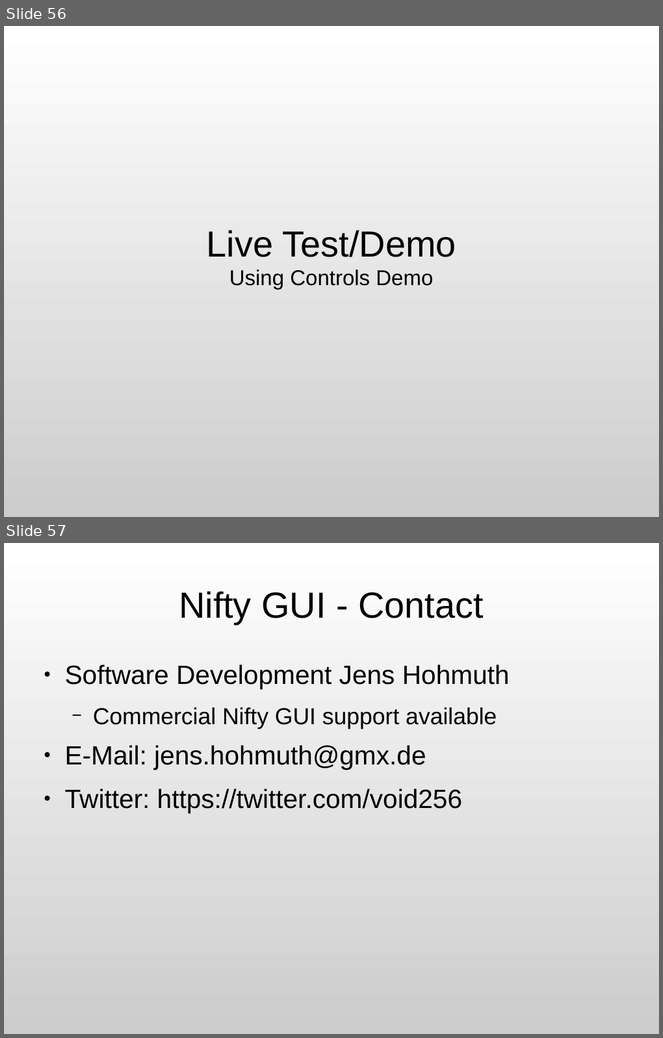
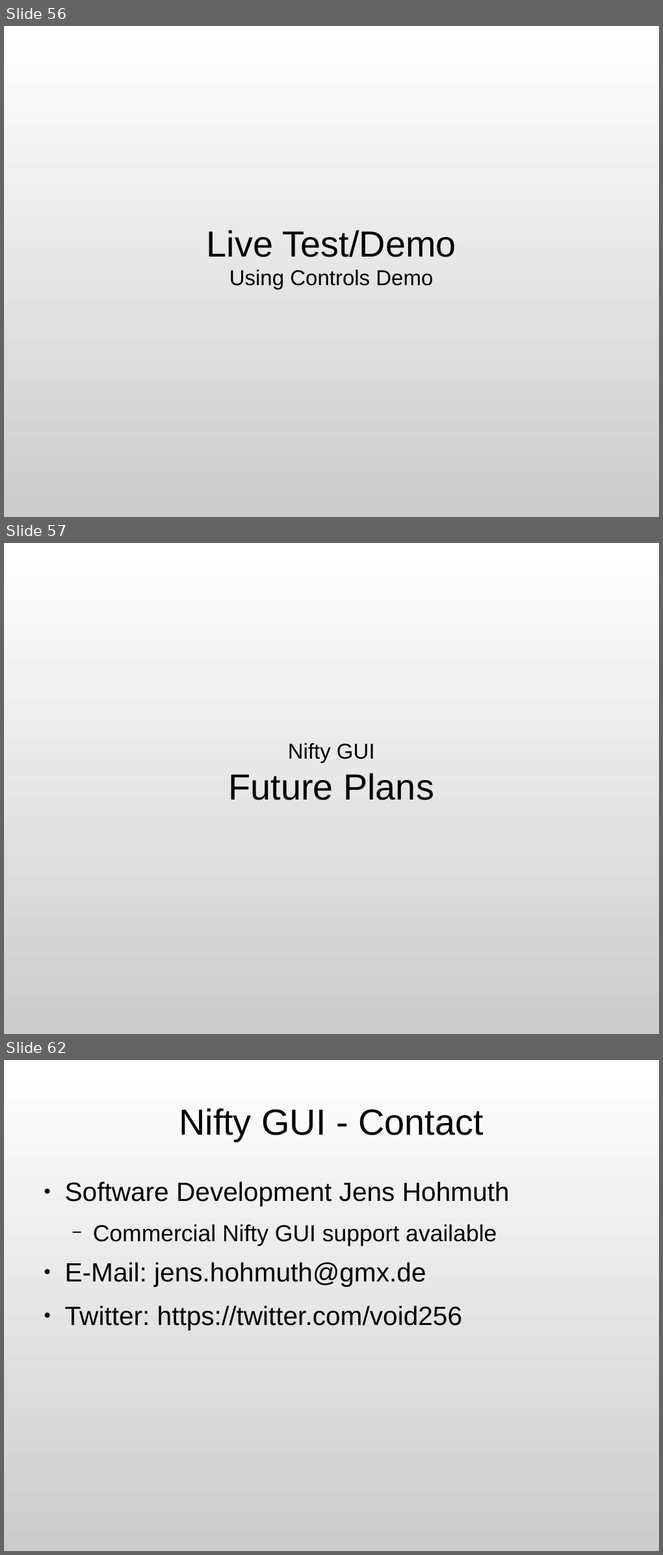
Before and after one commit to JogAmp/jogamp.org, a slide deck: doc/siggraph2013/bof/jens/jogl-bof-2013-nifty-gui.odp. Shown one above the other, each under a label of ours: slides 56 and 57 before the commit, slides 56, 57 and 62 after it; the slides between them are not shown. The pictures are 663x1038 and 663x1555 pixels, drawn with LibreOffice and Linux fonts; fonts in the diff are those of the drawing. Boxes give left, top, right and bottom in pixels: in the first picture for what was removed or moved away, otherwise in the second. Text is boxed around its words. In the diff, an @@ line names an element or a change of style, - is before the commit and + after.

```diff
--- a/doc/siggraph2013/bof/jens/jogl-bof-2013-nifty-gui.odp
+++ b/doc/siggraph2013/bof/jens/jogl-bof-2013-nifty-gui.odp
@@ slide 57 added at (x1=4, y1=543, x2=659, y2=1034), background gradient #FFFFFF to #CCCCCC @@
@@ subtitle added at (x1=228, y1=743, x2=434, y2=800), 44 pt, text #000000 @@
+Nifty GUI
+Future Plans
@@ what was slide 57 is now slide 62 @@
```
Also in this commit, not shown: 1 slide changed, 5 other slides added, 2 other files.
